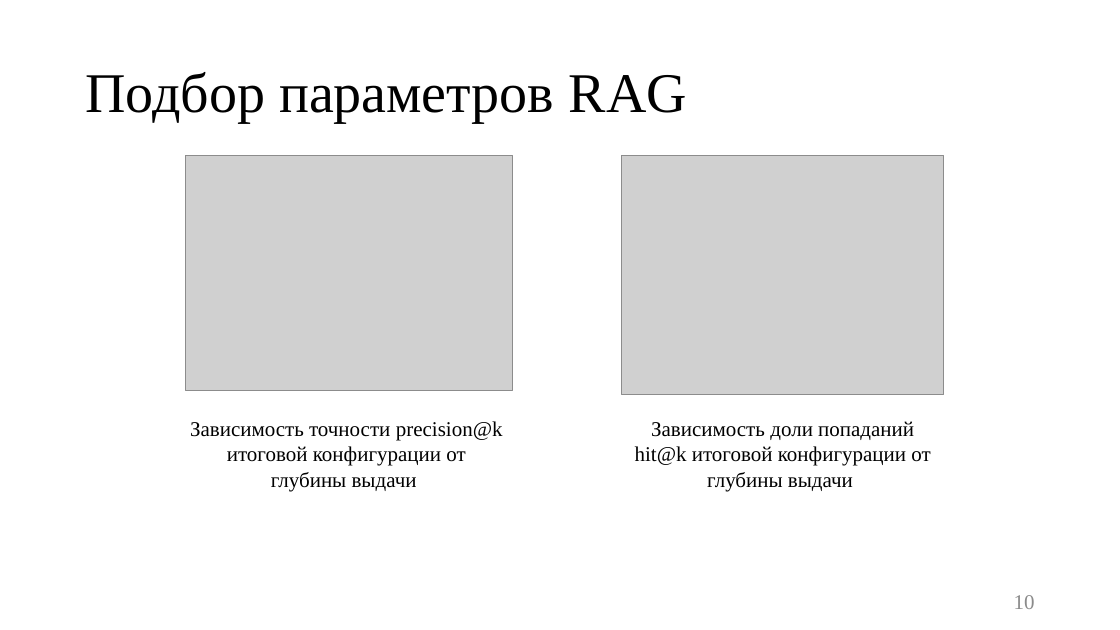
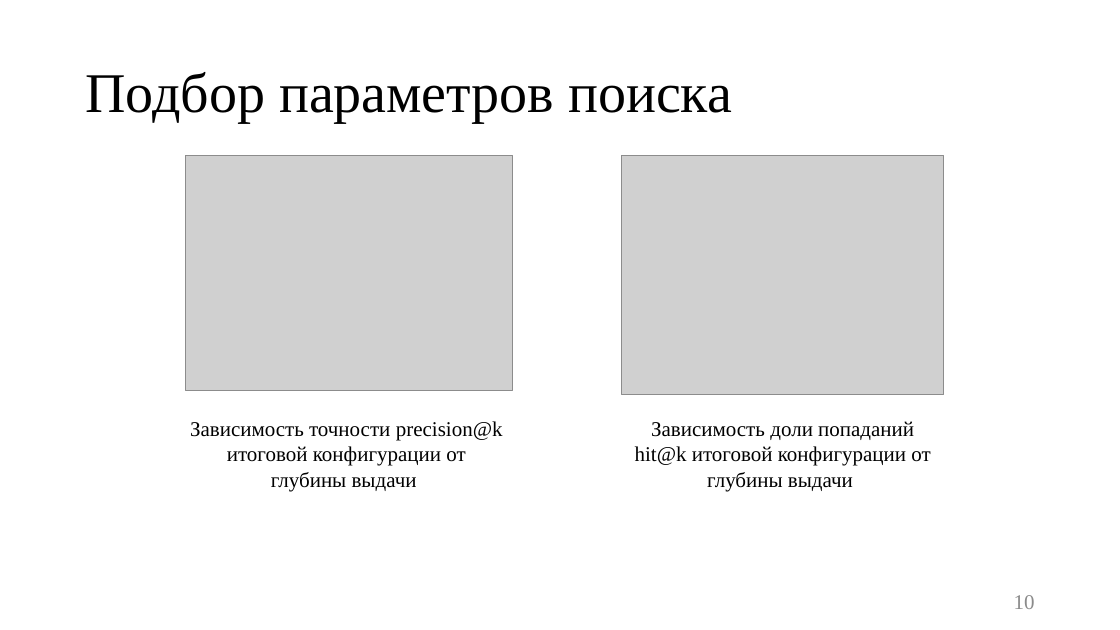
Before and after one commit to mrcirniko/vkr-tsirulev-nv, a slide deck: slide 10 of Презентация_к_ВКР_ЦирулевНВ_М8О-408Б-22.pptx. Drawn at 1120x630 pixels with LibreOffice and Linux fonts; fonts in the diff are those of the drawing; grey boxes stand for pictures. Boxes give left, top, right and bottom in pixels: in the first picture for what was removed or moved away, otherwise in the second. Text is boxed around its words. In the diff, an @@ line names an element or a change of style, - is before the commit and + after.

```diff
--- a/Презентация_к_ВКР_ЦирулевНВ_М8О-408Б-22.pptx
+++ b/Презентация_к_ВКР_ЦирулевНВ_М8О-408Б-22.pptx
@@ title at box(85, 72, 732, 123): text changed @@
-Подбор параметров RAG
+Подбор параметров поиска
```
Also in this commit, not shown: 6 other slides changed, 1 slide added.
